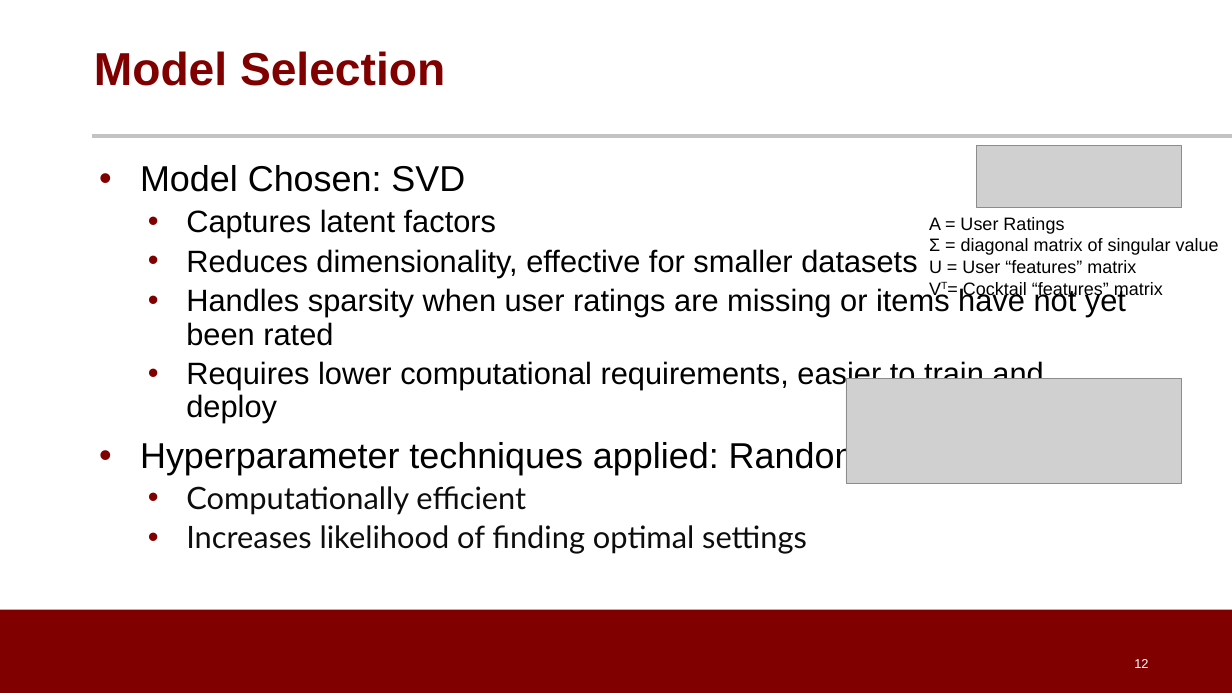
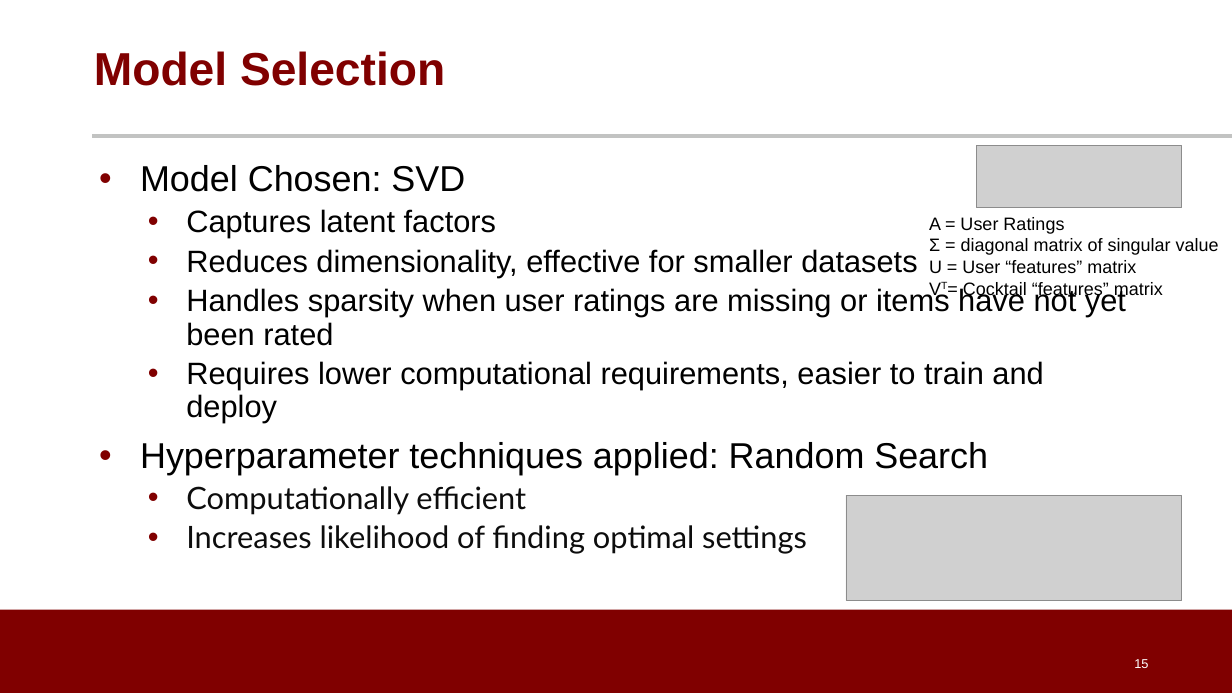
Before and after one commit to dpatel77/CocktailRecommenderSystem, a slide deck: slide 15 of Cocktail_Recommendation_System.pptx (slide 12 before the commit). Drawn at 1232x693 pixels with LibreOffice and Linux fonts; fonts in the diff are those of the drawing; grey boxes stand for pictures; background and template pictures are left out. Boxes give left, top, right and bottom in pixels: in the first picture for what was removed or moved away, otherwise in the second. Text is boxed around its words. In the diff, an @@ line names an element or a change of style, - is before the commit and + after.

```diff
--- a/Cocktail_Recommendation_System.pptx
+++ b/Cocktail_Recommendation_System.pptx
@@ picture: place and size @@
-picture at bbox=[847, 378, 1182, 483]
+picture at bbox=[847, 495, 1182, 601]
@@ page number at bbox=[1134, 659, 1148, 668]: text changed @@
-12
+15
```
Also in this commit, not shown: 2 other slides changed, 3 slides added.
